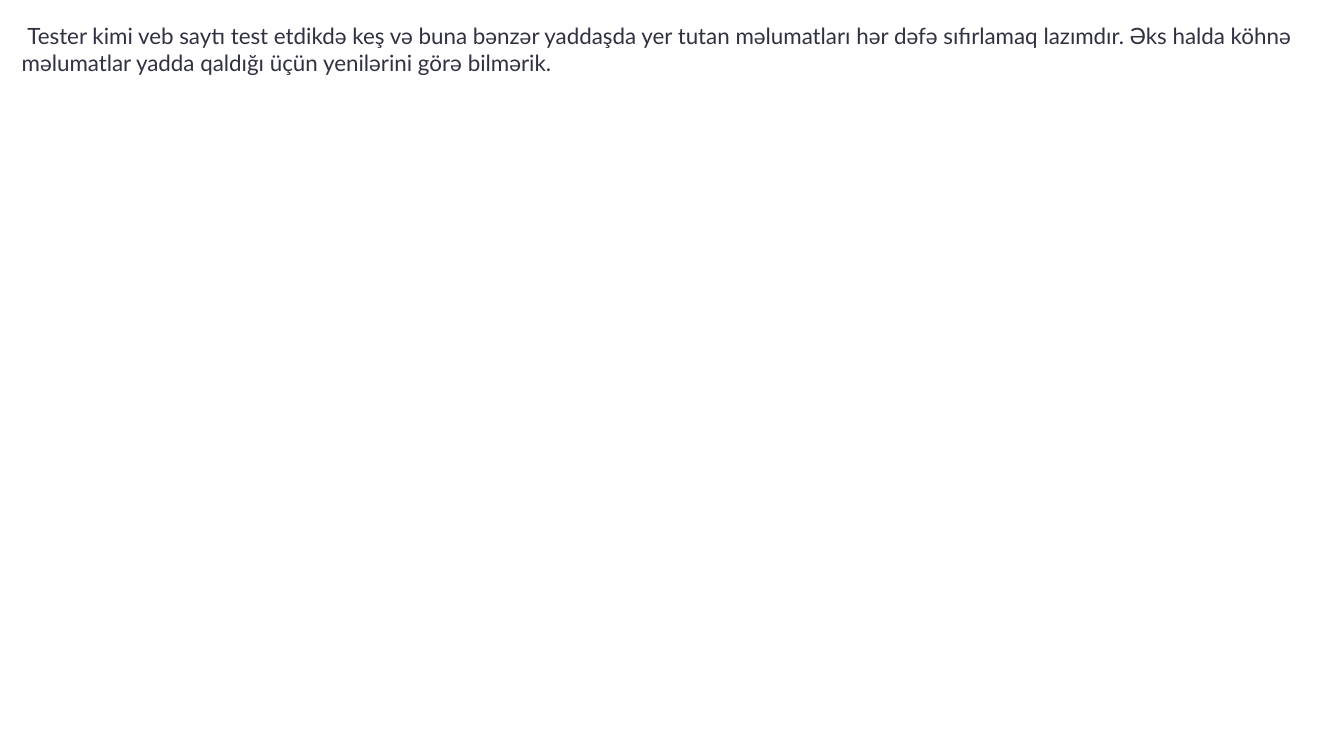
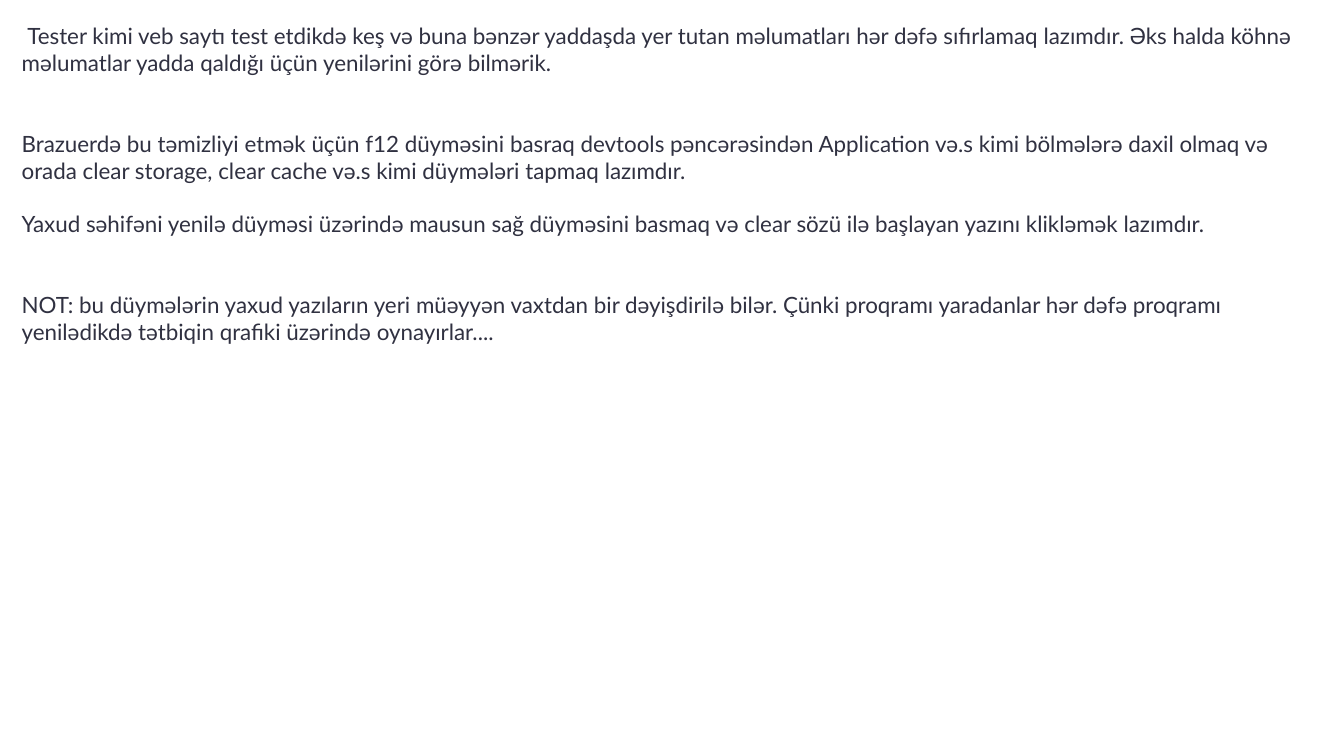
Before and after one commit to codeurient/QA, a slide deck: slide 20 of .lessons (az)/62 Cache, Cookie, LocalStorage, SessionStorage/1 Cache, Cookie, LocalStorage, SessionStorage.pptx. Drawn at 1344x756 pixels with LibreOffice and Linux fonts; fonts in the diff are those of the drawing. Boxes give left, top, right and bottom in pixels: in the first picture for what was removed or moved away, otherwise in the second. Text is boxed around its words. In the diff, an @@ line names an element or a change of style, - is before the commit and + after.

```diff
--- a/.lessons (az)/62 Cache, Cookie, LocalStorage, SessionStorage/1 Cache, Cookie, LocalStorage, SessionStorage.pptx
+++ b/.lessons (az)/62 Cache, Cookie, LocalStorage, SessionStorage/1 Cache, Cookie, LocalStorage, SessionStorage.pptx
@@ text at <box>22,135,1268,344</box>: paragraphs added @@
+Brazuerdə bu təmizliyi etmək üçün f12 düyməsini basraq devtools pəncərəsindən Application və.s kimi bölmələrə daxil olmaq və orada clear storage, clear cache və.s kimi düymələri tapmaq lazımdır.
+Yaxud səhifəni yenilə düyməsi üzərində mausun sağ düyməsini basmaq və clear sözü ilə başlayan yazını klikləmək lazımdır.
+NOT: bu düymələrin yaxud yazıların yeri müəyyən vaxtdan bir dəyişdirilə bilər. Çünki proqramı yaradanlar hər dəfə proqramı yenilədikdə tətbiqin qrafiki üzərində oynayırlar....
```
Also in this commit, not shown: 4 other files.
